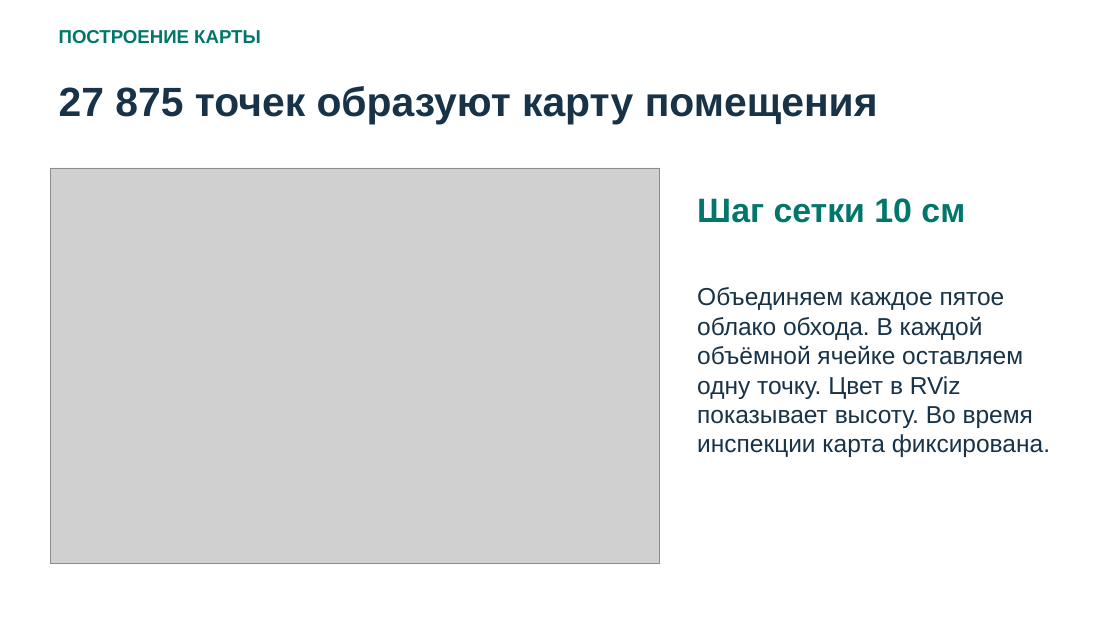
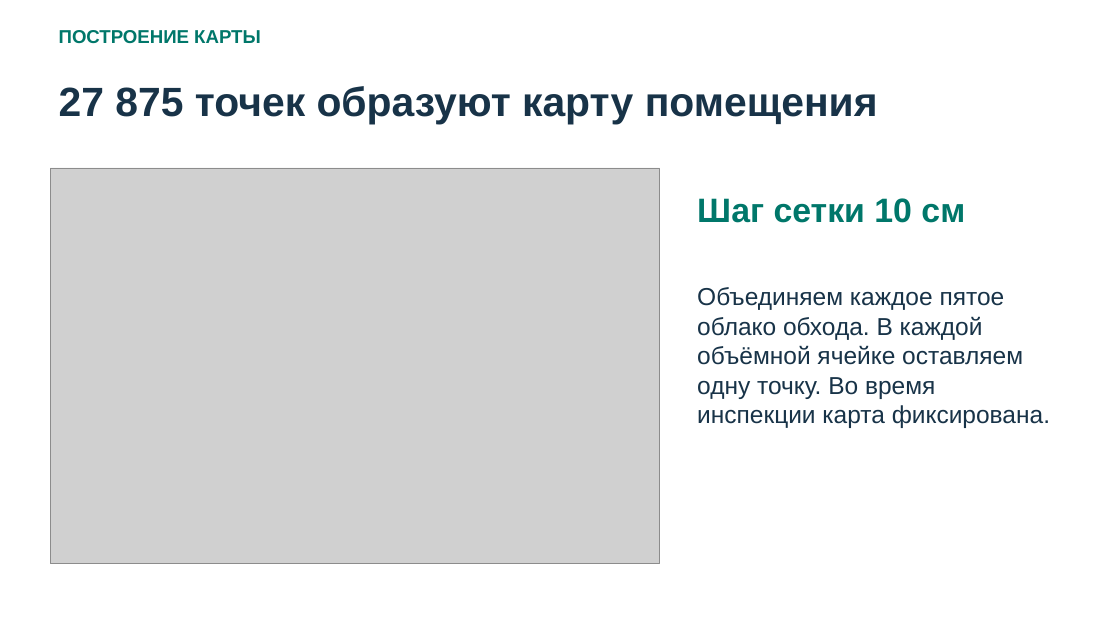
Before and after one commit to draizyyy/DogSLAM, a slide deck: slide 3 of DogSLAM-final.pptx. Drawn at 1120x630 pixels with LibreOffice and Linux fonts; fonts in the diff are those of the drawing; grey boxes stand for pictures. Boxes give left, top, right and bottom in pixels: in the first picture for what was removed or moved away, otherwise in the second. Text is boxed around its words. In the diff, an @@ line names an element or a change of style, - is before the commit and + after.

Commit message:
Add submission PDF and improve RViz trajectory visibility

```diff
--- a/DogSLAM-final.pptx
+++ b/DogSLAM-final.pptx
@@ text at box(697, 287, 1050, 428): text changed @@
-Объединяем каждое пятое облако обхода. В каждой объёмной ячейке оставляем одну точку. Цвет в RViz показывает высоту. Во время инспекции карта фиксирована.
+Объединяем каждое пятое облако обхода. В каждой объёмной ячейке оставляем одну точку. Во время инспекции карта фиксирована.
```
Also in this commit, not shown: 2 other slides changed, 4 other files.
